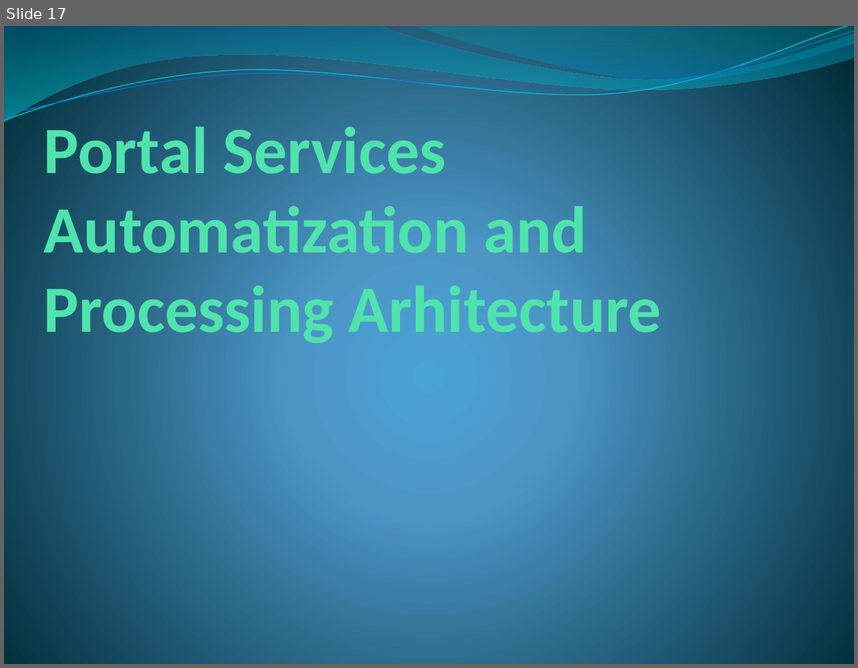
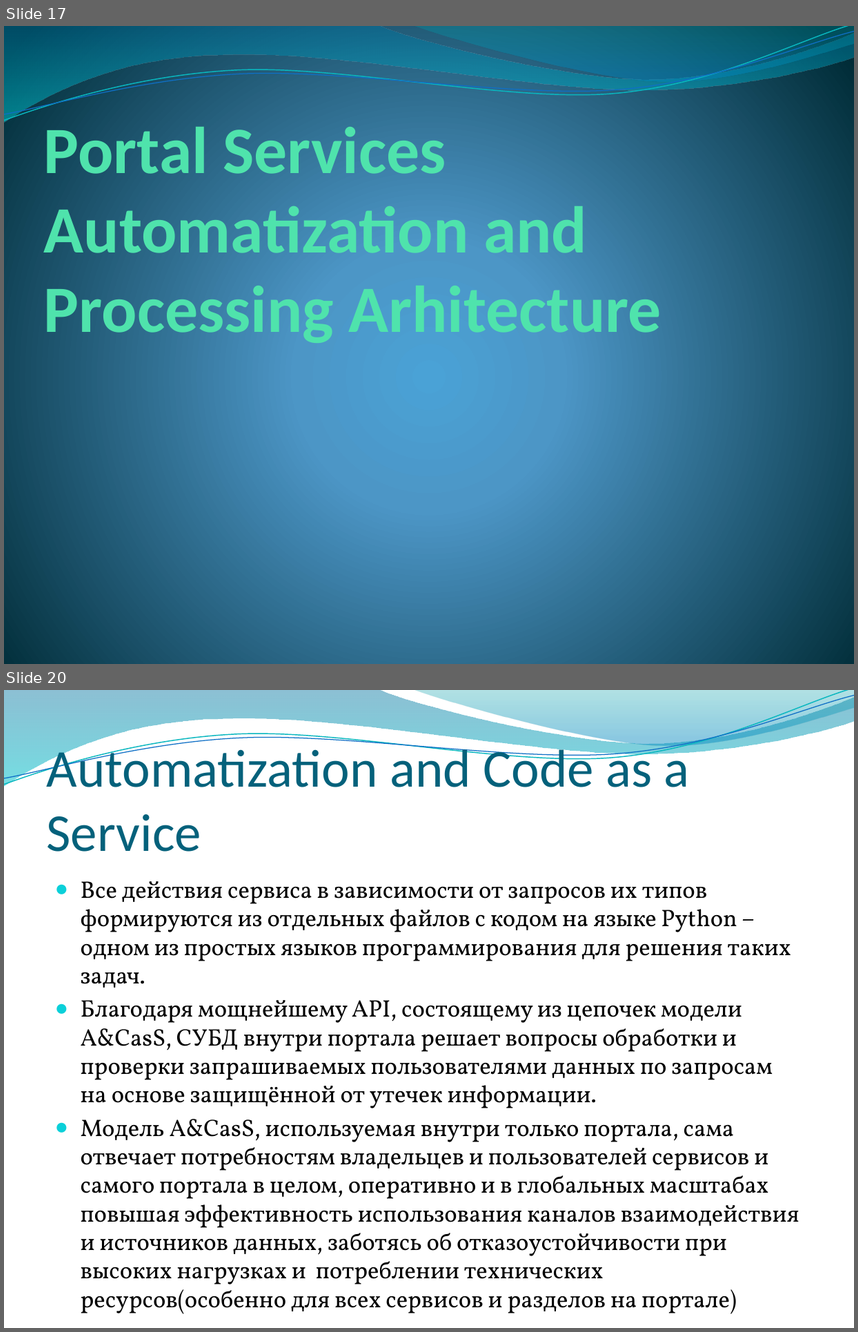
Before and after one commit to Serzol64/investportalAplex, a slide deck: PortalServices.pptx. Shown one above the other, each under a label of ours: slide 17 before the commit, slides 17 and 20 after it; the slides between them are not shown. The pictures are 858x668 and 858x1332 pixels, drawn with LibreOffice and Linux fonts; fonts in the diff are those of the drawing; background and template pictures are left out. Boxes give left, top, right and bottom in pixels: in the first picture for what was removed or moved away, otherwise in the second. Text is boxed around its words. In the diff, an @@ line names an element or a change of style, - is before the commit and + after.

Commit message:
Portal Service Pages Start

```diff
--- a/PortalServices.pptx
+++ b/PortalServices.pptx
@@ slide 20 added at box(4, 690, 854, 1328), background picture (left out); not listed: 4 template elements that a slide beside it also shows @@
@@ title added at box(47, 743, 690, 851), 45 pt, text #04617B @@
+Automatization and Code as a Service
@@ text added at box(81, 881, 800, 1284), 20.1 pt, text #000000 @@
+● Все действия сервиса в зависимости от запросов их типов формируются из отдельных файлов с кодом на языке Python – одном из простых языков программирования для решения таких задач.
+● Благодаря мощнейшему API, состоящему из цепочек модели A&CasS, СУБД внутри портала решает вопросы обработки и проверки запрашиваемых пользователями данных по запросам на основе защищённой от утечек информации.
+● Модель A&CasS, используемая внутри только портала, сама отвечает потребностям владельцев и пользователей сервисов и самого портала в целом, оперативно и в глобальных масштабах повышая эффективность использования каналов взаимодействия и источников данных, заботясь об отказоустойчивости при высоких нагрузках и потреблении технических ресурсов(особенно для всех сервисов и разделов на портале)
```
Also in this commit, not shown: 2 other slides added, 12 other files.
